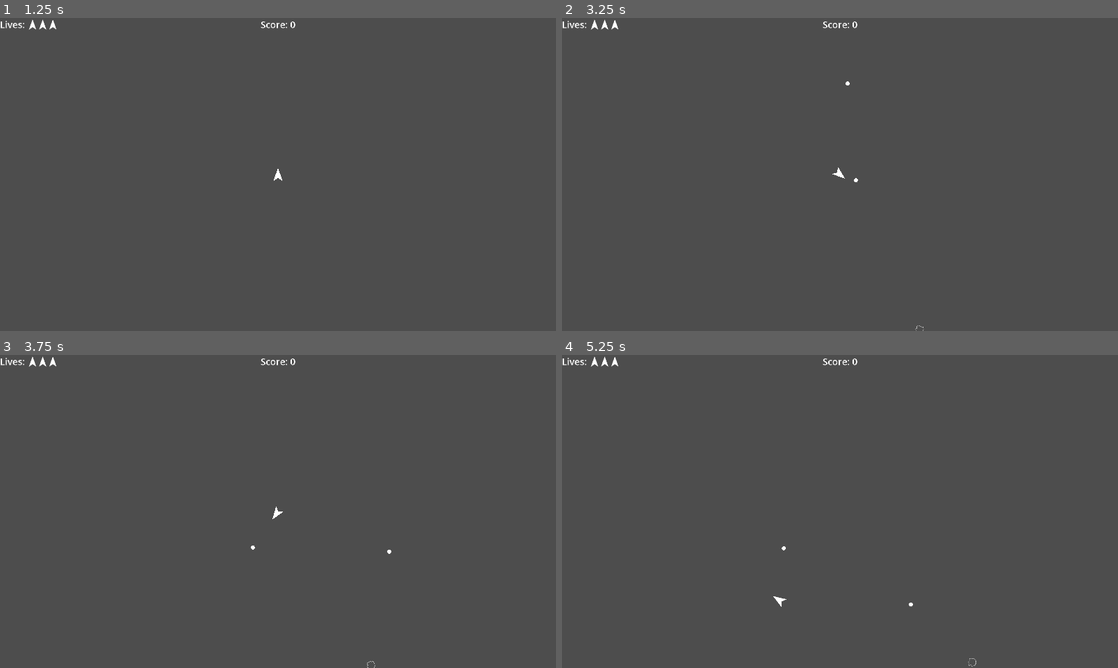
Above: before the commit, frames 1-4 (two rows, left to right).
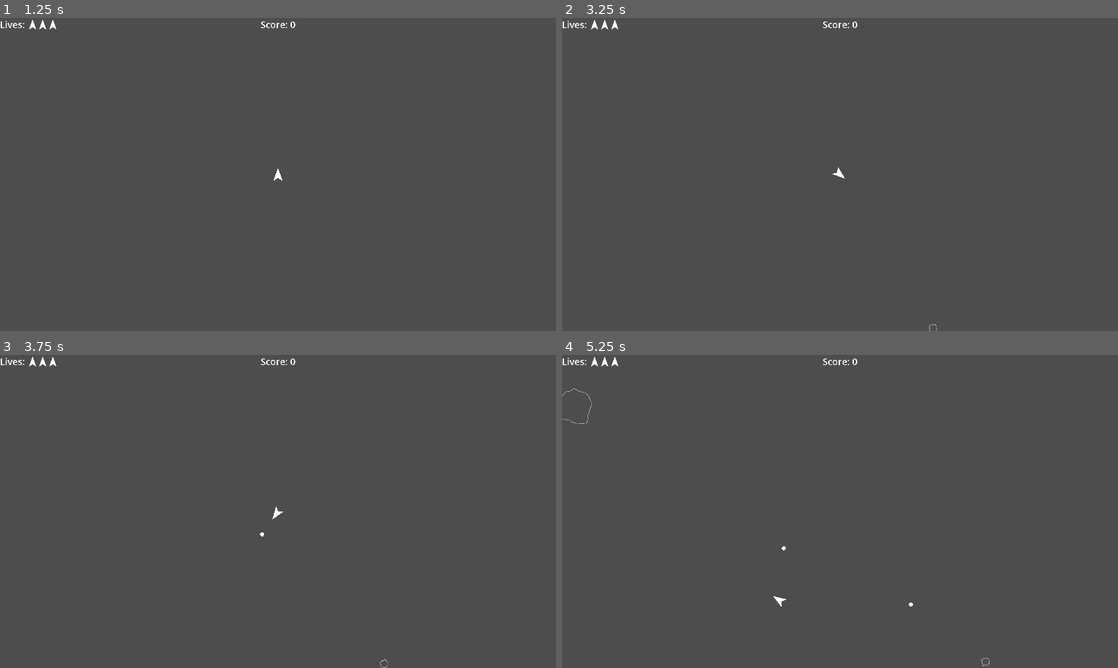
Above: after the commit, the same moments.

Repository: CoilSeb/AsteroidsWorkshop
Game: Godot game, scene res://Scenes/Start_Screen/Start_Screen.tscn
The game is run twice, just before and just after one commit, with the same random seed, the same clock (stepped at 60 frames per second) and the same inputs.
Inputs:
- Up to frame 1 (1.25 s): click "Start Game" at 0.5 s
- Up to frame 2 (3.25 s): tap Enter at 1.25 s; hold D (rotate_right) 1.28-2.03 s; hold Space (shoot) 1.28-2.03 s; hold A (rotate_left) 2.03-2.78 s; tap Space (shoot) at 2.1 s; hold D (rotate_right) from 2.78 s (still down); hold Space (shoot) from 2.78 s (still down)
- Up to frame 3 (3.75 s): release D (rotate_right) at 3.53 s; release Space (shoot) at 3.53 s; hold W (thrust) from 3.53 s (still down); tap Space (shoot) at 3.6 s
- Up to frame 4 (5.25 s): release W (thrust) at 4.28 s; hold Space (shoot) 4.28-5.03 s; hold A (rotate_left) from 4.28 s (still down); tap Space (shoot) at 5.1 s

Frame 1 is identical in both runs. In frame 2, less than 0.1% of the frame differs, in the area x 51-68%, y 20-100%; in frame 3, less than 0.1%; in frame 4, less than 0.1%, in the area x 0-77%, y 10-100%.

Commit message:
Update game mechanics and UI

Diff:
--- a/Global Scripts/Globals.gd
+++ b/Global Scripts/Globals.gd
@@ -20,6 +20,16 @@
 	score = 0
 	lives = 3
 
+func get_score_text(number):
+	var score_string = str(number)
+	var score_text = ""
+	for i in range(len(score_string)):
+		score_text += score_string[i]
+		var distance = len(score_string) - i
+		if distance != 1 and distance % 3 == 1:
+			score_text += ","
+	return score_text
+
 
 func save_high_score():
 	var saved_score = FileAccess.open("user://high_score.save", FileAccess.WRITE)
--- a/Scenes/Game/Game.gd
+++ b/Scenes/Game/Game.gd
@@ -22,13 +22,12 @@
 	var new_asteroid = asteroid_scenes[randi_range(0,2)].instantiate()
 	add_child(new_asteroid)
 	new_asteroid.global_position = generate_spawn_point()
-	print_debug(new_asteroid.global_position)
 
 
 func random_vector(left, right, bottom, top):
 	return Vector2(randf_range(left, right), randf_range(bottom, top))
 
-func generate_spawn_point() -> Vector2:
+func generate_spawn_point():
 	var locations = [
 		# Upper Rectangle
 		random_vector(0, screen_size.x, screen_size.y, screen_size.y),
--- a/Scenes/Game/Game.tscn
+++ b/Scenes/Game/Game.tscn
@@ -11,7 +11,7 @@
 position = Vector2(960, 540)
 
 [node name="Spawn_Timer" type="Timer" parent="."]
-wait_time = 2.5
+wait_time = 2.0
 autostart = true
 
 [node name="UI" parent="." instance=ExtResource("3_rwl4a")]
--- a/Scenes/Player/Player.gd
+++ b/Scenes/Player/Player.gd
@@ -8,6 +8,7 @@
 var maxSpeed = 10
 var rotateSpeed = 5
 var slowDown = 1
+var immune = true
 
 
 func _ready():
@@ -30,6 +31,7 @@
 		rotation += 1 * rotateSpeed * delta
 	if Input.is_action_pressed("thrust"):
 		velocity += ((Vector2(0, -1) * thrust * delta).rotated(rotation))
+		immune = false
 	else:
 		velocity = lerp(velocity, Vector2.ZERO, slowDown * delta)
 		if velocity.y >= -1 && velocity.y <= 1:
@@ -37,7 +39,7 @@
 
 	move_and_collide(velocity * delta)
 
-	if Input.is_action_pressed("shoot") && shoot_timer.time_left == 0:  # Use action_just_pressed to prevent multiple bullets on a single press
+	if Input.is_action_pressed("shoot") && shoot_timer.time_left == 0 && immune == false:  # Use action_just_pressed to prevent multiple bullets on a single press
 		var bulletInstance = BULLET.instantiate()  # Create a new instance of the Bullet scene
 		get_parent().add_child(bulletInstance)  # Add it to the player node or a designated parent node for bullets
 		bulletInstance.global_position = global_position  # Set the bullet's position
@@ -45,6 +47,7 @@
 		shoot_timer.start(0.35)
 
 
-
 func _on_area_2d_area_entered(_area):
-	Globals.take_damage.emit(self)
+	if !immune:
+		Globals.take_damage.emit(self)
+		immune = true
--- a/Scenes/Start_Screen/Start_Screen.gd
+++ b/Scenes/Start_Screen/Start_Screen.gd
@@ -3,7 +3,7 @@
 
 # Called when the node enters the scene tree for the first time.
 func _ready():
-	$Control/High_Score_Label.text = "High Score: " + str(Globals.high_score)
+	$Control/High_Score_Label.text = "High Score: " + Globals.get_score_text(Globals.high_score)
 
 
 # Called every frame. 'delta' is the elapsed time since the previous frame.
--- a/Scenes/UI/UI.gd
+++ b/Scenes/UI/UI.gd
@@ -12,11 +12,13 @@
 func _process(_delta):
 	if Input.is_action_just_pressed("Escape"):
 		toggle_pause_menu()
+	if $Restart_Button.visible == true && Input.is_action_just_pressed("shoot"):
+		restart()
 
 
 func update_score(value):
 	Globals.score += value
-	$Score_Label.text = "Score: " + str(Globals.score)
+	$Score_Label.text = "Score: " + Globals.get_score_text(Globals.score)
 
 
 func update_lives(player):
@@ -40,9 +42,9 @@
 func game_over():
 	if Globals.score > Globals.high_score:
 		Globals.high_score = Globals.score
-		$High_Score_Label.text = "New High Score: " + str(Globals.high_score)
+		$High_Score_Label.text = "New High Score: " + Globals.get_score_text(Globals.high_score)
 		Globals.save_high_score()
-	else: $High_Score_Label.text = "High Score: " + str(Globals.high_score)
+	else: $High_Score_Label.text = "High Score: " + Globals.get_score_text(Globals.high_score)
 	$Score_Label.set("theme_override_font_sizes/font_size", 56)
 	$Score_Label.position.y = screen_size.y/2 - 45
 	$High_Score_Label.visible = true
@@ -54,11 +56,15 @@
 	$Pause_Menu.visible = !$Pause_Menu.visible
 
 
-func _on_restart_button_pressed():
+func restart():
 	if get_tree().paused:
 		toggle_pause_menu()
 	get_tree().reload_current_scene()
 	Globals.reset_variables()
+
+
+func _on_restart_button_pressed():
+	restart()
 
 
 func _on_resume_button_pressed():
Not shown, added: export_presets.cfg
Not shown, changed: Markdown.md
Not shown, added: exports/linux/AsteroidsWorkshop.pck
Not shown, added: exports/linux/AsteroidsWorkshop.sh
Not shown, added: exports/linux/AsteroidsWorkshop.x86_64
